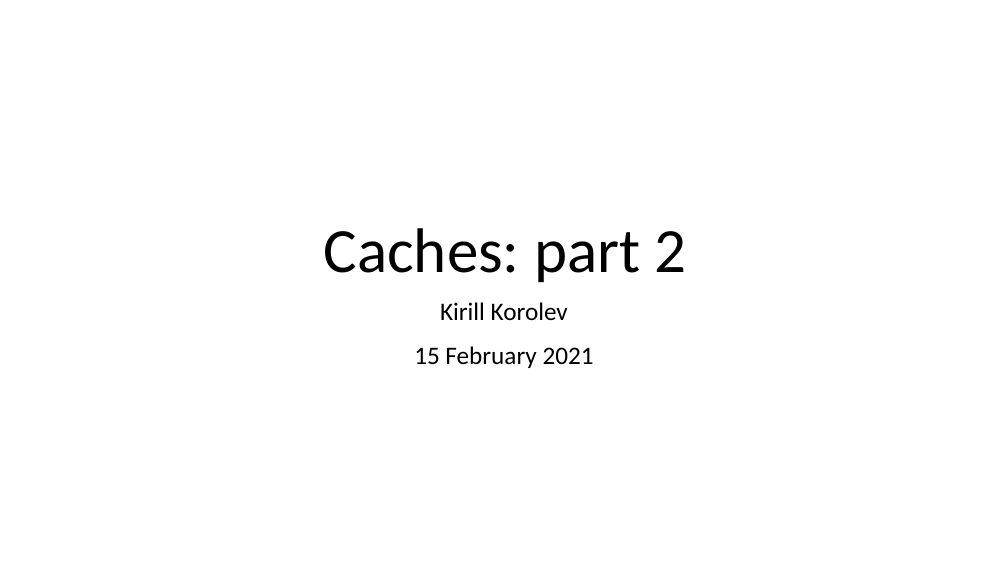
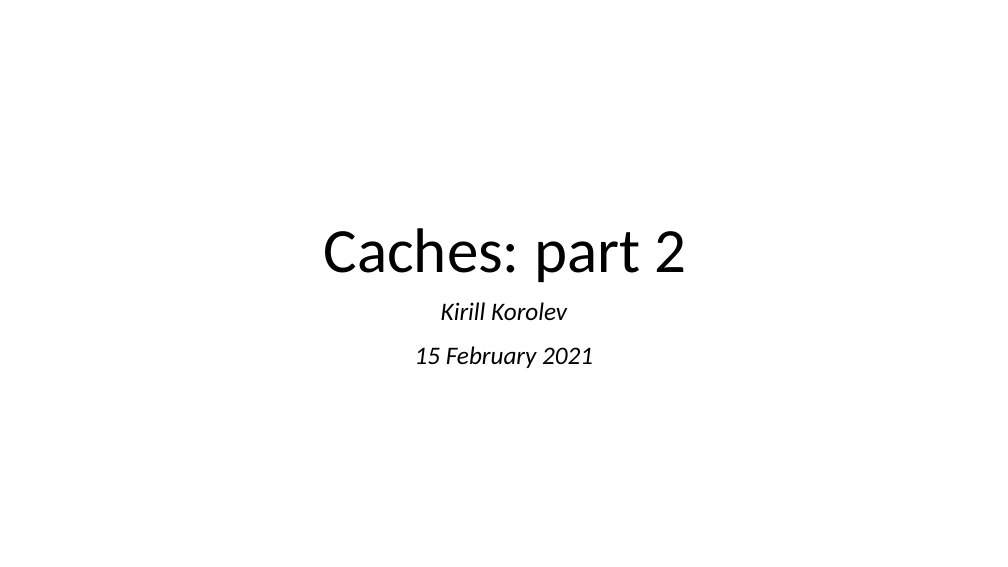
Before and after one commit to MIPT-ILab/ca-lectures, a slide deck: slide 1 of mipt-mips/2020/Lecture 14 - Caches, part 2.pptx. Drawn at 1008x567 pixels with LibreOffice and Linux fonts; fonts in the diff are those of the drawing; background and template pictures are left out. Boxes give left, top, right and bottom in pixels: in the first picture for what was removed or moved away, otherwise in the second. Text is boxed around its words. In the diff, an @@ line names an element or a change of style, - is before the commit and + after.

Commit message:
Add foils for Y20-21 L15
Caches, part 3

```diff
--- a/mipt-mips/2020/Lecture 14 - Caches, part 2.pptx
+++ b/mipt-mips/2020/Lecture 14 - Caches, part 2.pptx
@@ subtitle "Kirill Korolev" at (415, 302, 593, 368): italic on @@
```
Also in this commit, not shown: 18 other slides changed, 1 other file.
